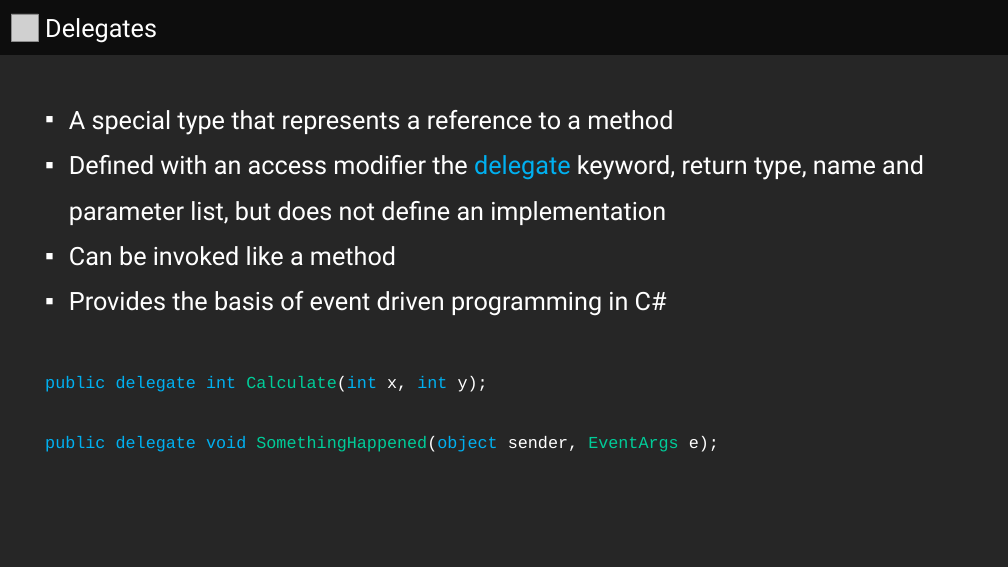
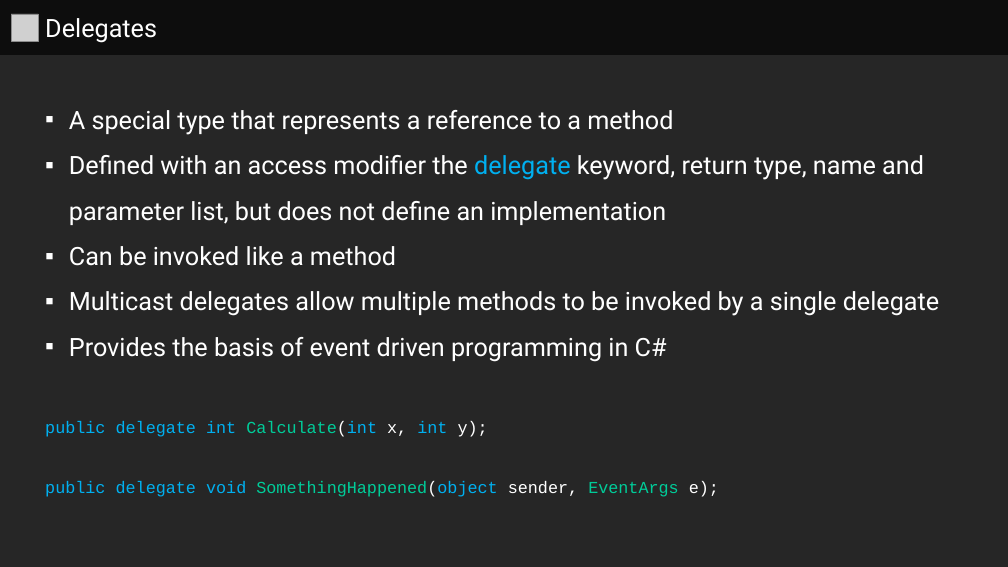
Before and after one commit to series0ne/DotNetFundamentalsWithCSharp, a slide deck: slide 12 of Lesson 4/Lesson 4.pptx. Drawn at 1008x567 pixels with LibreOffice and Linux fonts; fonts in the diff are those of the drawing; grey boxes stand for pictures. Boxes give left, top, right and bottom in pixels: in the first picture for what was removed or moved away, otherwise in the second. Text is boxed around its words. In the diff, an @@ line names an element or a change of style, - is before the commit and + after.

```diff
--- a/Lesson 4/Lesson 4.pptx
+++ b/Lesson 4/Lesson 4.pptx
@@ text in rectangle at (69,291,939,316): paragraph added @@
+  ▪ Multicast delegates allow multiple methods to be invoked by a single delegate
```
Also in this commit, not shown: 6 other files.
